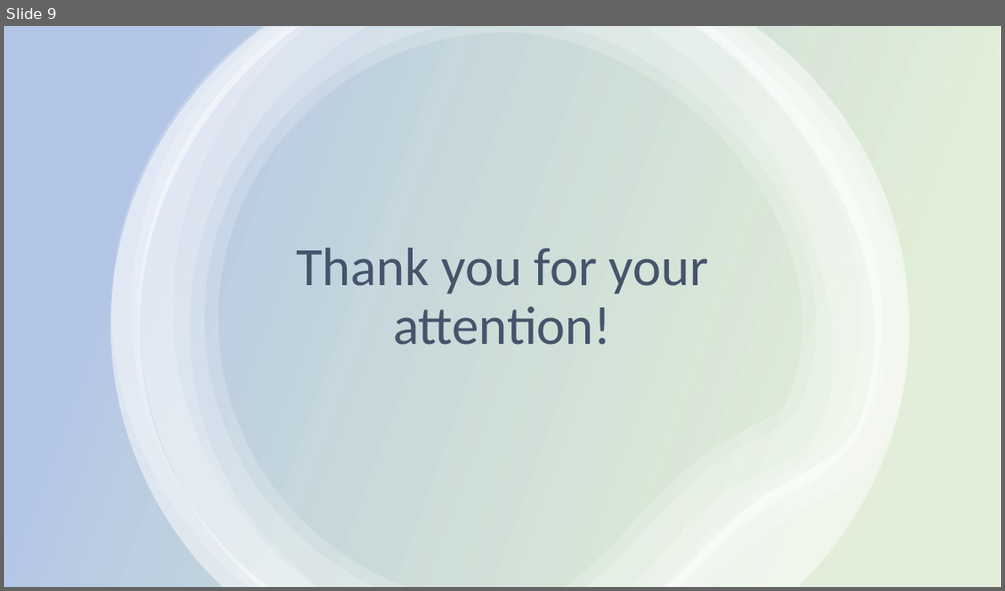
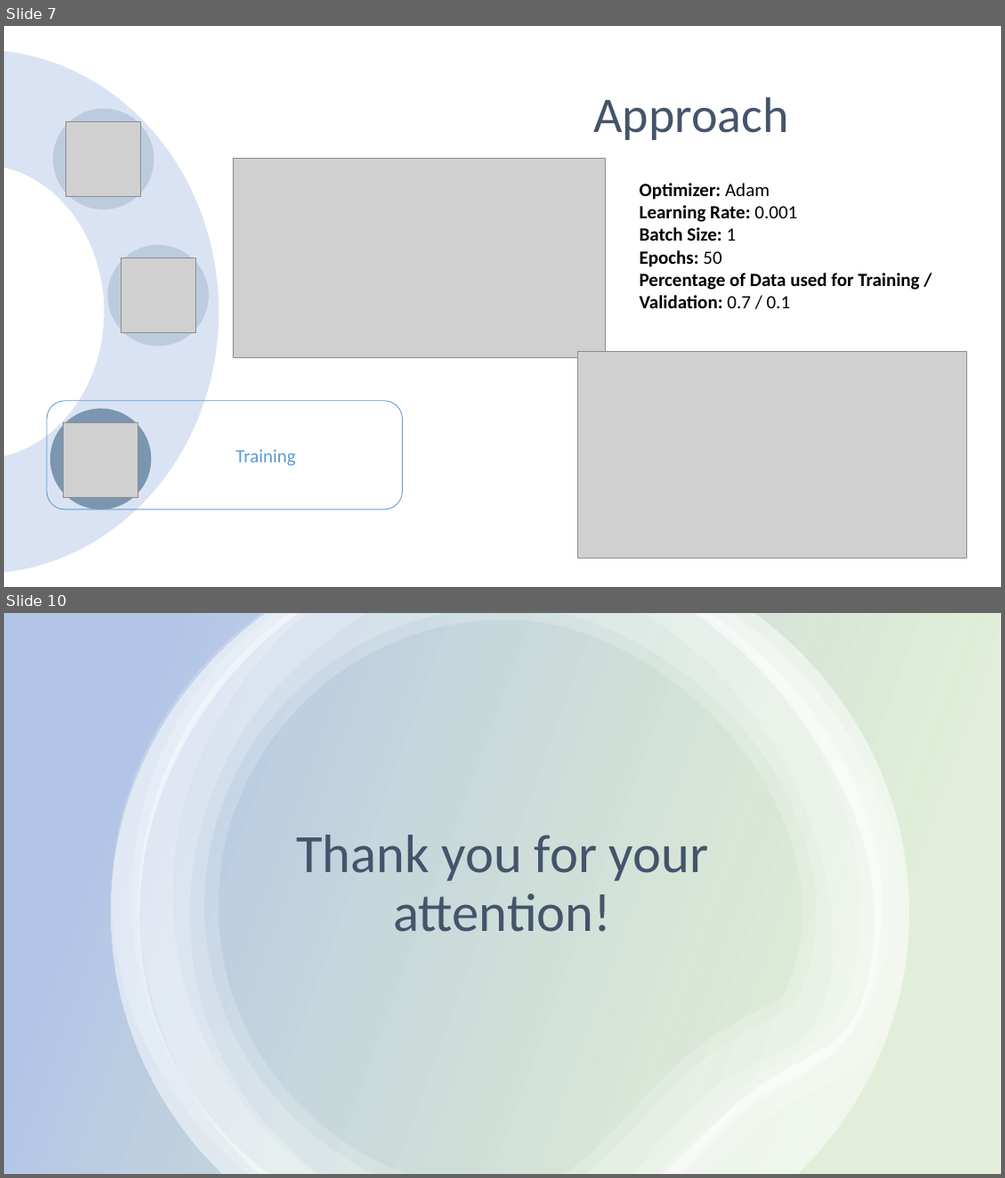
Before and after one commit to erikhelmut/ADL-recognition-with-wrist-worn-accelerometer, a slide deck: Activities of Daily Living-recognition-with-wrist-worn-accelerometer.pptx. Shown one above the other, each under a label of ours: slide 9 before the commit, slides 7 and 10 after it; the slides between them are not shown. The pictures are 1005x591 and 1005x1178 pixels, drawn with LibreOffice and Linux fonts; fonts in the diff are those of the drawing; grey boxes stand for pictures. Boxes give left, top, right and bottom in pixels: in the first picture for what was removed or moved away, otherwise in the second. Text is boxed around its words. In the diff, an @@ line names an element or a change of style, - is before the commit and + after.

Commit message:
Fixed typo, added conclusion, added data description, added training description, added evaluation

```diff
--- a/Activities of Daily Living-recognition-with-wrist-worn-accelerometer.pptx
+++ b/Activities of Daily Living-recognition-with-wrist-worn-accelerometer.pptx
@@ slide 7 added at bbox=[4, 26, 1001, 587], background #FFFFFF @@
@@ donut added at bbox=[4, 50, 218, 573], fill #DAE3F3 @@
@@ title added at bbox=[593, 97, 788, 140], 48 pt, text #44546A @@
+Approach
@@ ellipse added at bbox=[53, 108, 154, 209], fill #7A96B1 at 30% opacity @@
@@ picture added at bbox=[66, 122, 141, 197] @@
@@ picture added at bbox=[233, 159, 606, 358] @@
@@ text added at bbox=[639, 183, 919, 308], 18 pt, text #000000, bold @@
+Optimizer: Adam
+Learning Rate: 0.001
+Batch Size: 1
+Epochs: 50
+Percentage of Data used for Training / Validation: 0.7 / 0.1
@@ ellipse added at bbox=[108, 245, 209, 346], fill #7A96B1 at 30% opacity @@
@@ picture added at bbox=[121, 257, 195, 332] @@
@@ picture added at bbox=[577, 351, 967, 557] @@
@@ rounded rectangle added at bbox=[47, 401, 403, 509], outline #5B9BD5 0.75 pt, 18 pt, text #5B9BD5 @@
+Training
@@ ellipse added at bbox=[50, 408, 152, 509], fill #7A96B1 @@
@@ picture added at bbox=[63, 422, 138, 497] @@
@@ what was slide 9 is now slide 10 @@
```
Also in this commit, not shown: 5 slides changed, 2 other slides added, 2 slides removed.
